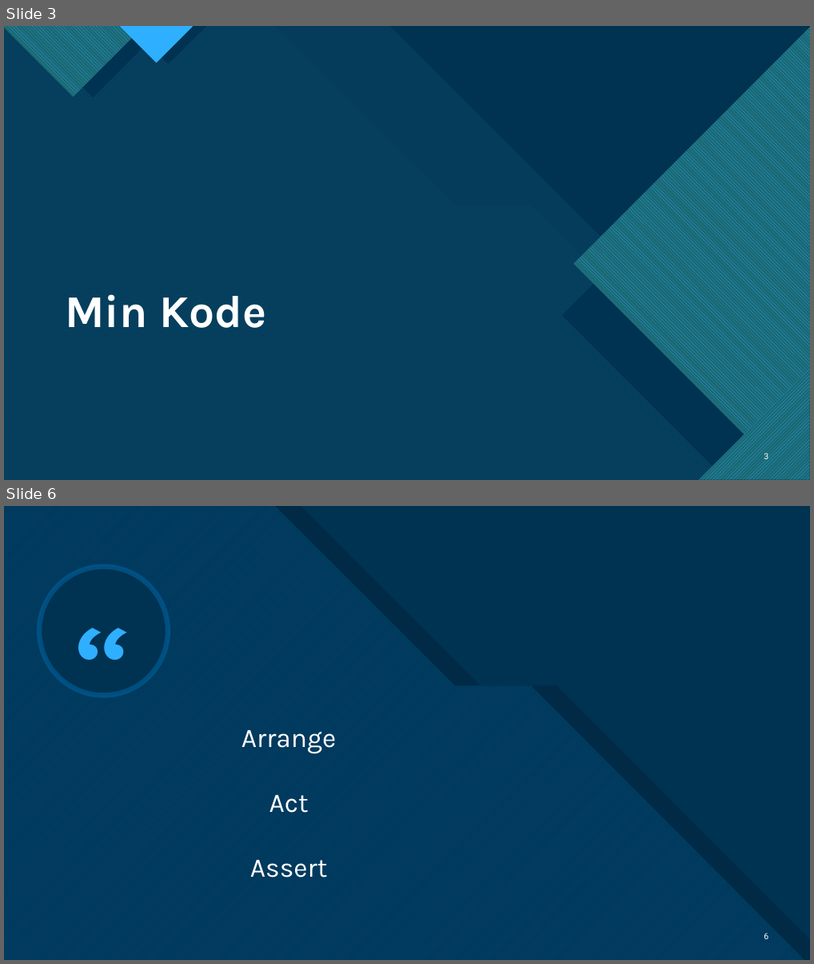
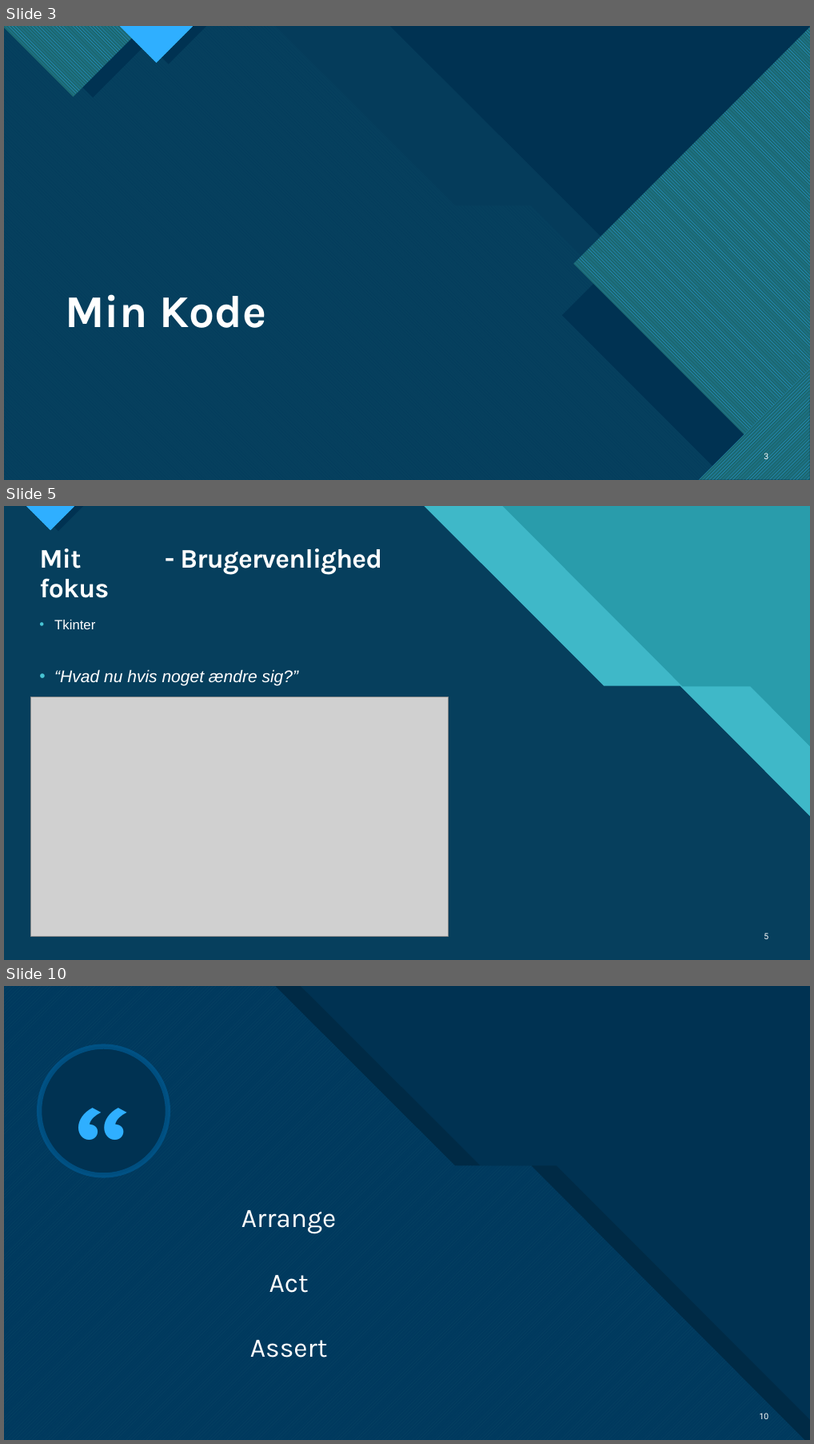
Before and after one commit to PhoenixPhoebe/Python_PDF_downloader, a slide deck: PDF Downloader.pptx. Shown one above the other, each under a label of ours: slides 3 and 6 before the commit, slides 3, 5 and 10 after it; the slides between them are not shown. The pictures are 814x964 and 814x1444 pixels, drawn with LibreOffice and Linux fonts; fonts in the diff are those of the drawing; grey boxes stand for pictures. Boxes give left, top, right and bottom in pixels: in the first picture for what was removed or moved away, otherwise in the second. Text is boxed around its words. In the diff, an @@ line names an element or a change of style, - is before the commit and + after.

```diff
--- a/PDF Downloader.pptx
+++ b/PDF Downloader.pptx
@@ slide 5 added at [4, 506, 810, 960], background #47C3D3; not listed: 11 template elements that a slide beside it also shows @@
@@ rectangle added at [4, 506, 810, 960], fill #299CAB @@
@@ rectangle added at [4, 506, 810, 960], fill #299CAB @@
@@ freeform shape added at [4, 506, 810, 960], fill #47C3D3 at 74% opacity @@
@@ title added at [39, 548, 109, 598], 32 pt, text #FFFFFF, bold @@
+Mit fokus
@@ text added at [180, 548, 382, 575], 32 pt, text #FFFFFF, bold @@
+- Brugervenlighed
@@ text added at [54, 620, 299, 685], 20 pt, text #FFFFFF, italic @@
+• Tkinter
+• “Hvad nu hvis noget ændre sig?”
+• Pickel
@@ picture added at [31, 696, 449, 936] @@
@@ page number added at [764, 932, 769, 939], 10 pt, text #FFFFFF @@
+5
@@ what was slide 6 is now slide 10 @@
@@ page number at [760, 1412, 770, 1419]: text changed @@
-6
+10
```
Also in this commit, not shown: 1 slide changed, 5 other slides added, 2 slides removed.
